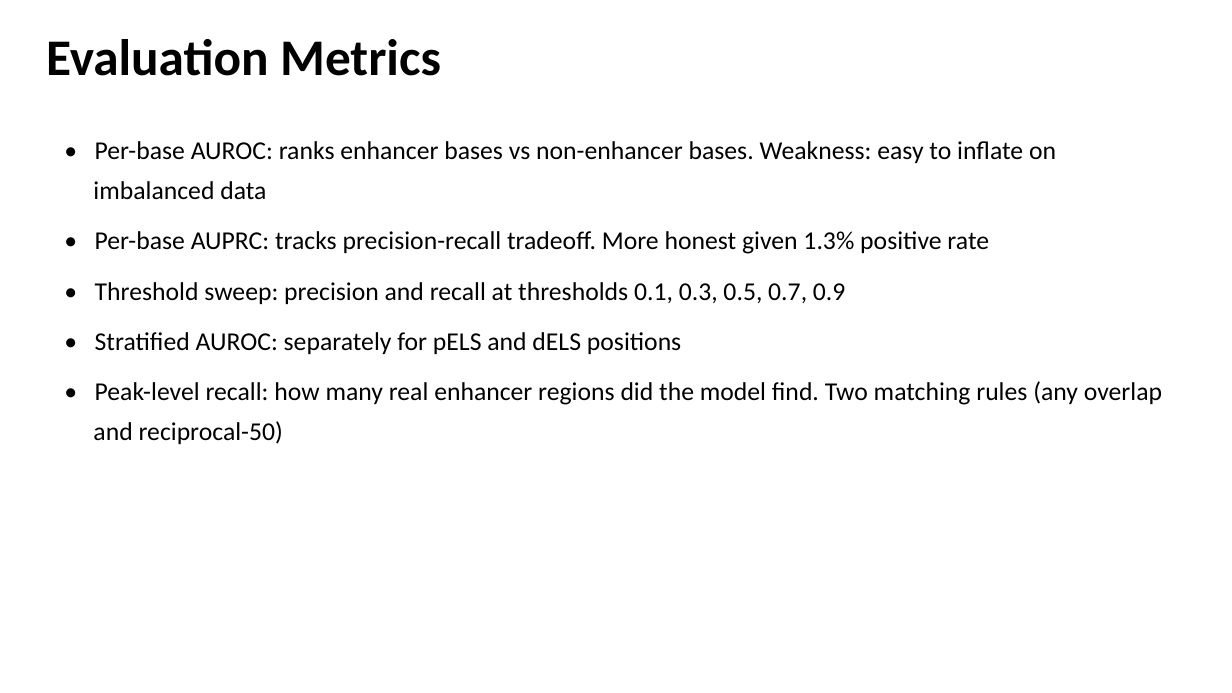
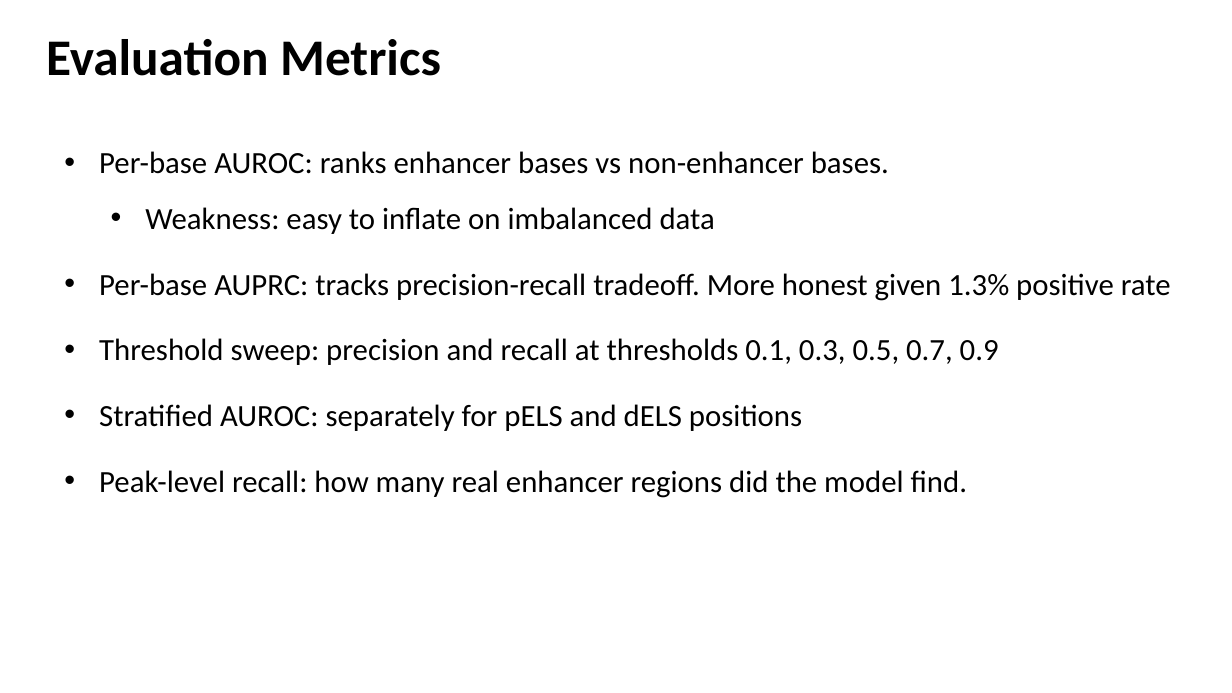
Before and after one commit to hahu1013/enhancer_prediction_k562, a slide deck: slide 6 of slides/K562_enhancer_prediction.pptx. Drawn at 1232x693 pixels with LibreOffice and Linux fonts; fonts in the diff are those of the drawing. Boxes give left, top, right and bottom in pixels: in the first picture for what was removed or moved away, otherwise in the second. Text is boxed around its words. In the diff, an @@ line names an element or a change of style, - is before the commit and + after.

```diff
--- a/slides/K562_enhancer_prediction.pptx
+++ b/slides/K562_enhancer_prediction.pptx
@@ text at [99,151,1171,498]: text changed; size 20 to 24 pt @@
-• Per-base AUROC: ranks enhancer bases vs non-enhancer bases. Weakness: easy to inflate on
-imbalanced data
-• Per-base AUPRC: tracks precision-recall tradeoff. More honest given 1.3% positive rate
-• Threshold sweep: precision and recall at thresholds 0.1, 0.3, 0.5, 0.7, 0.9
-• Stratified AUROC: separately for pELS and dELS positions
-• Peak-level recall: how many real enhancer regions did the model find. Two matching rules (any overlap
-and reciprocal-50)
+• Per-base AUROC: ranks enhancer bases vs non-enhancer bases.
+  • Weakness: easy to inflate on imbalanced data
+• Per-base AUPRC: tracks precision-recall tradeoff. More honest given 1.3% positive rate
+• Threshold sweep: precision and recall at thresholds 0.1, 0.3, 0.5, 0.7, 0.9
+• Stratified AUROC: separately for pELS and dELS positions
+• Peak-level recall: how many real enhancer regions did the model find.
```
Also in this commit, not shown: 6 other slides changed.
